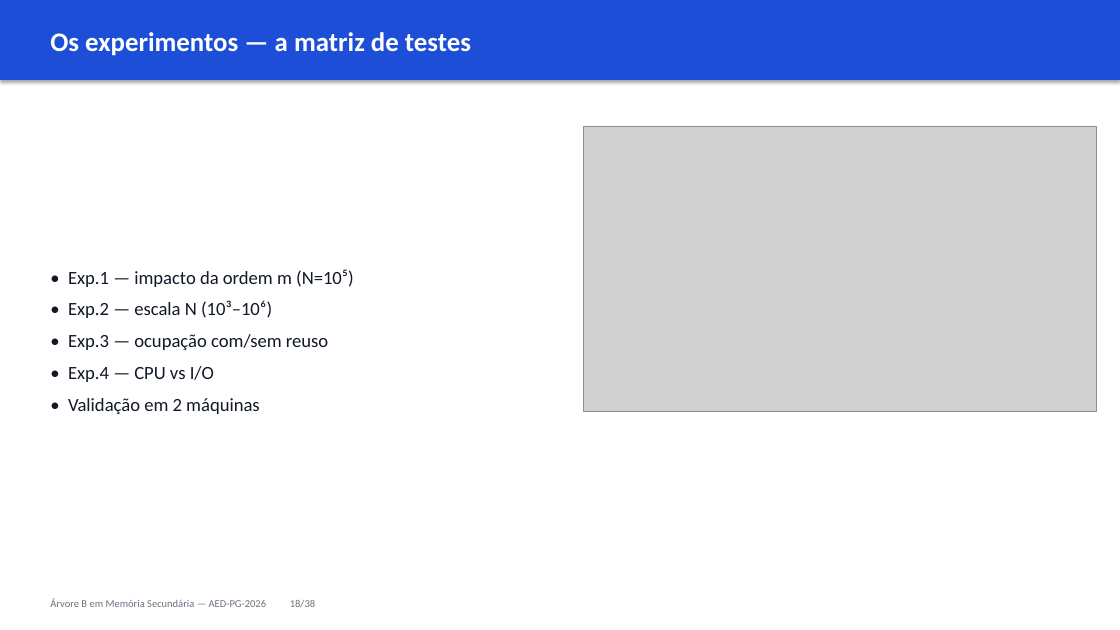
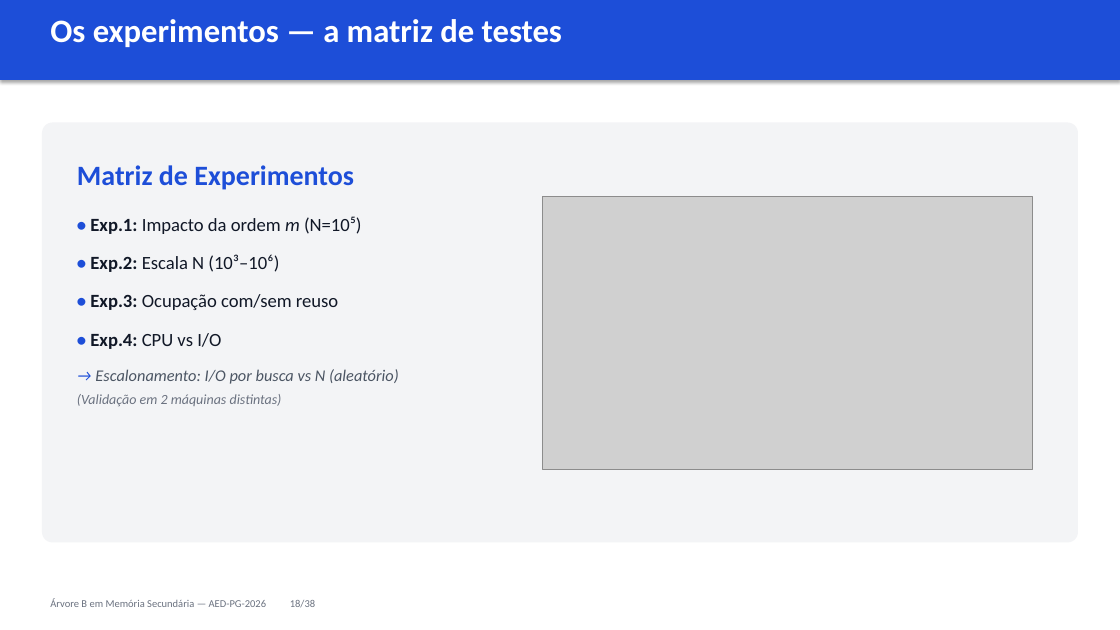
Before and after one commit to cassiotakarada/btree, a slide deck: slide 20 of apresentacao/APRESENTACAO_2_FINAL.pptx (slide 19 before the commit). Drawn at 1120x630 pixels with LibreOffice and Linux fonts; fonts in the diff are those of the drawing; grey boxes stand for pictures. Boxes give left, top, right and bottom in pixels: in the first picture for what was removed or moved away, otherwise in the second. Text is boxed around its words. In the diff, an @@ line names an element or a change of style, - is before the commit and + after.

```diff
--- a/apresentacao/APRESENTACAO_2_FINAL.pptx
+++ b/apresentacao/APRESENTACAO_2_FINAL.pptx
@@ text "Os experimentos — a matriz ..." at [50,19,562,47]: size 23 to 28 pt @@
@@ rounded rectangle added at [42,123,1078,543], fill #F3F4F6 @@
@@ text at [77,165,399,406]: text changed @@
-• Exp.1 — impacto da ordem m (N=10⁵)
-• Exp.2 — escala N (10³–10⁶)
-• Exp.3 — ocupação com/sem reuso
-• Exp.4 — CPU vs I/O
-• Validação em 2 máquinas
+Matriz de Experimentos
+• Exp.1: Impacto da ordem m (N=10⁵)
+• Exp.2: Escala N (10³–10⁶)
+• Exp.3: Ocupação com/sem reuso
+• Exp.4: CPU vs I/O
+→ Escalonamento: I/O por busca vs N (aleatório)
+(Validação em 2 máquinas distintas)
@@ text "Matriz de Experimentos" at [77,165,399,406]: vertical alignment middle to top @@
@@ picture: place and size @@
-picture at [584,126,1096,411]
+picture at [543,196,1033,469]
```
Also in this commit, not shown: 21 other slides changed, 3 slides removed, 8 other files.
